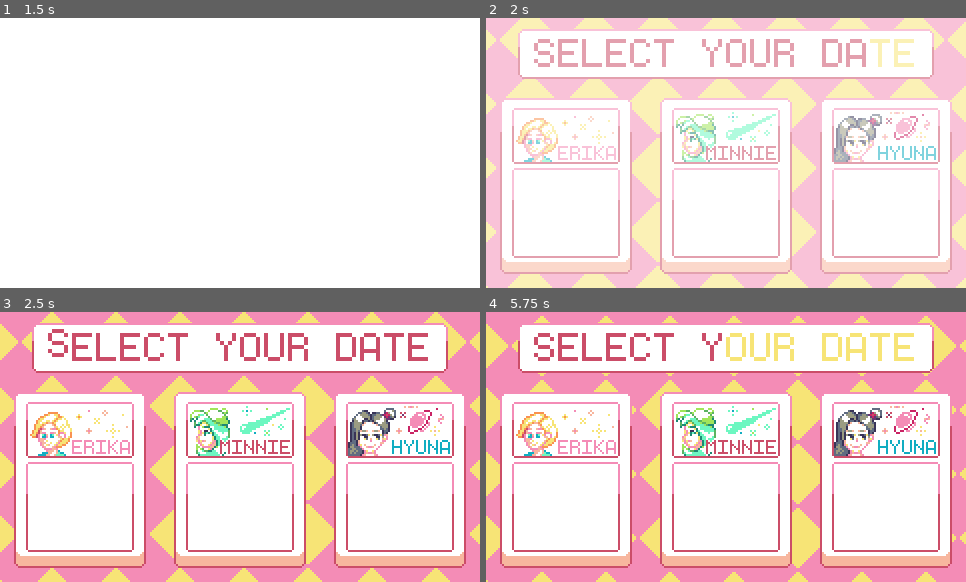
Above: before the commit, frames 1-4 (two rows, left to right).
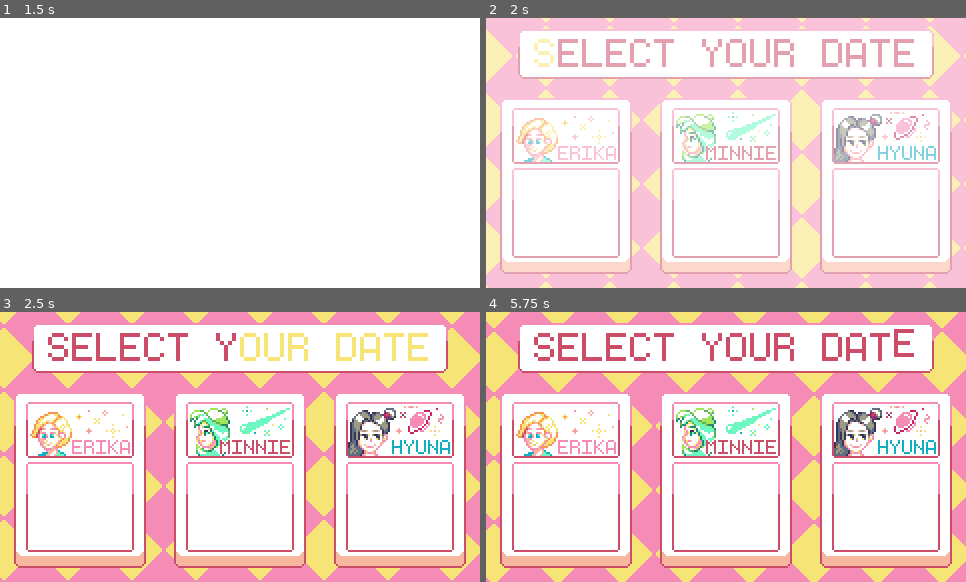
Above: after the commit, the same moments.

Repository: MaiGamesDev/PixelMate
Game: Godot game, scene res://Source/Main/StartMenu.tscn
Two runs of this game, one before a commit and one after it. Both use one fixed random seed, a clock stepped at 60 frames per second and the inputs below.
Inputs (mouse positions are in pixels of both pictures, inside the frame that each line leads up to):
- Up to frame 1 (1.5 s): tap Enter at 0.5 s
- Up to frame 2 (2 s): no input
- Up to frame 3 (2.5 s): click (81, 479) at 2 s
- Up to frame 4 (5.75 s): click (726, 479) at 2.75 s; click (884, 479) at 3.5 s; click (567, 479) at 4.25 s; click (726, 479) at 5 s

Frame 1 is identical in both runs. In frame 2, 15% of the frame differs, in the area x 0-100%, y 0-100%; in frame 3, 16%; in frame 4, 16%.

Commit message:
battle scene asset

Diff:
--- /dev/null
+++ b/PM/Source/Main/BattleScene.tscn
@@ -0,0 +1,133 @@
+[gd_scene load_steps=11 format=2]
+
+[ext_resource path="res://Art/Lucky/Battle Scene Assets/Battle Scene Button Placeholder 2x.png" type="Texture" id=1]
+[ext_resource path="res://Art/Lucky/Battle Scene Assets/Character Placeholder 2x.png" type="Texture" id=2]
+[ext_resource path="res://Art/Lucky/Battle Scene Assets/Opponent Stat Placeholder 2x.png" type="Texture" id=3]
+[ext_resource path="res://Art/Lucky/Battle Scene Assets/HP_bar_empty.png" type="Texture" id=4]
+[ext_resource path="res://Art/Lucky/Battle Scene Assets/battle_button.png" type="Texture" id=5]
+[ext_resource path="res://Art/Lucky/Battle Scene Assets/HP_bar_progress.png" type="Texture" id=6]
+[ext_resource path="res://Art/Lucky/Battle Scene Assets/battle_button2.png" type="Texture" id=7]
+[ext_resource path="res://Art/Lucky/Battle Scene Assets/Main Character Stat Placeholder 2x.png" type="Texture" id=8]
+[ext_resource path="res://Art/Lucky/Battle Scene Assets/Battle Scene Background 2x.png" type="Texture" id=9]
+[ext_resource path="res://Art/Lucky/Battle Scene Assets/Battle Scene Footer 2x.png" type="Texture" id=10]
+
+[node name="BattleScene" type="Node"]
+
+[node name="Background" type="Sprite" parent="."]
+texture = ExtResource( 9 )
+centered = false
+
+[node name="EnemyPlace" type="Sprite" parent="."]
+position = Vector2( 368, 90 )
+texture = ExtResource( 2 )
+
+[node name="EnemyStatePlace" type="Sprite" parent="."]
+position = Vector2( 136, 54 )
+texture = ExtResource( 3 )
+
+[node name="EnemyHPBar" type="TextureRect" parent="EnemyStatePlace"]
+margin_left = -94.0
+margin_top = 8.0
+margin_right = 68.0
+margin_bottom = 28.0
+texture = ExtResource( 4 )
+__meta__ = {
+"_edit_use_anchors_": false
+}
+
+[node name="Progress" type="TextureProgress" parent="EnemyStatePlace/EnemyHPBar"]
+margin_left = 18.0
+margin_top = 6.0
+margin_right = 160.0
+margin_bottom = 20.0
+value = 100.0
+texture_progress = ExtResource( 6 )
+__meta__ = {
+"_edit_use_anchors_": false
+}
+
+[node name="PlayerPlace" type="Sprite" parent="."]
+position = Vector2( 124, 184 )
+texture = ExtResource( 2 )
+
+[node name="PlayerStatePlace" type="Sprite" parent="."]
+position = Vector2( 334, 156 )
+texture = ExtResource( 8 )
+
+[node name="PlayerHPBar" type="TextureRect" parent="PlayerStatePlace"]
+margin_left = -66.0
+margin_top = 8.0
+margin_right = 96.0
+margin_bottom = 28.0
+texture = ExtResource( 4 )
+__meta__ = {
+"_edit_use_anchors_": false
+}
+
+[node name="Progress" type="TextureProgress" parent="PlayerStatePlace/PlayerHPBar"]
+margin_left = 18.0
+margin_top = 6.0
+margin_right = 160.0
+margin_bottom = 20.0
+value = 100.0
+texture_progress = ExtResource( 6 )
+__meta__ = {
+"_edit_use_anchors_": false
+}
+
+[node name="Footer" type="Sprite" parent="."]
+position = Vector2( 240, 232 )
+texture = ExtResource( 10 )
+
+[node name="ButtonPlace" type="Sprite" parent="Footer"]
+texture = ExtResource( 1 )
+
+[node name="BattleButtons" type="GridContainer" parent="Footer"]
+margin_left = 22.0
+margin_top = -32.0
+margin_right = 230.0
+margin_bottom = 32.0
+columns = 2
+__meta__ = {
+"_edit_use_anchors_": false
+}
+
+[node name="BattleButton" type="TextureButton" parent="Footer/BattleButtons"]
+margin_right = 102.0
+margin_bottom = 30.0
+texture_normal = ExtResource( 5 )
+texture_pressed = ExtResource( 7 )
+__meta__ = {
+"_edit_use_anchors_": false
+}
+
+[node name="BattleButton2" type="TextureButton" parent="Footer/BattleButtons"]
+margin_left = 106.0
+margin_right = 208.0
+margin_bottom = 30.0
+texture_normal = ExtResource( 5 )
+texture_pressed = ExtResource( 7 )
+__meta__ = {
+"_edit_use_anchors_": false
+}
+
+[node name="BattleButton3" type="TextureButton" parent="Footer/BattleButtons"]
+margin_top = 34.0
+margin_right = 102.0
+margin_bottom = 64.0
+texture_normal = ExtResource( 5 )
+texture_pressed = ExtResource( 7 )
+__meta__ = {
+"_edit_use_anchors_": false
+}
+
+[node name="BattleButton4" type="TextureButton" parent="Footer/BattleButtons"]
+margin_left = 106.0
+margin_top = 34.0
+margin_right = 208.0
+margin_bottom = 64.0
+texture_normal = ExtResource( 5 )
+texture_pressed = ExtResource( 7 )
+__meta__ = {
+"_edit_use_anchors_": false
+}
--- a/PM/Source/Main/ChatRoom.tscn
+++ b/PM/Source/Main/ChatRoom.tscn
@@ -111,14 +111,14 @@
 "speed": 5.0
 } ]
 
-[node name="Node2D" type="Node2D"]
+[node name="ChatRoom" type="Node"]
 
 [node name="Background" type="Sprite" parent="."]
 texture = ExtResource( 8 )
 centered = false
 
 [node name="SpeechBubble" type="AnimatedSprite" parent="."]
-position = Vector2( 678, 125 )
+position = Vector2( 370, 147 )
 frames = SubResource( 6 )
 animation = "idle"
 playing = true
@@ -127,7 +127,6 @@
 position = Vector2( 325, 84 )
 frames = SubResource( 12 )
 animation = "typing"
-frame = 1
 playing = true
 
 [node name="GirlPortrait" type="AnimatedSprite" parent="."]
--- a/PM/Source/Main/LevelSelect.tscn
+++ b/PM/Source/Main/LevelSelect.tscn
@@ -206,14 +206,13 @@
 
 [node name="BackGround" type="AnimatedSprite" parent="."]
 frames = SubResource( 17 )
-frame = 12
 playing = true
 centered = false
 
 [node name="SelectTitle" type="AnimatedSprite" parent="."]
 position = Vector2( 240, 36 )
 frames = SubResource( 39 )
-frame = 2
+frame = 19
 playing = true
 
 [node name="AnimationPlayer" type="AnimationPlayer" parent="."]
Not shown, added: PM/Art/Lucky/Battle Scene Assets/Battle Buttons-export.png.import
Not shown, added: PM/Art/Lucky/Battle Scene Assets/Battle Scene Background 2x.png.import
Not shown, added: PM/Art/Lucky/Battle Scene Assets/Battle Scene Button Placeholder 2x.png.import
Not shown, added: PM/Art/Lucky/Battle Scene Assets/Battle Scene Footer 2x.png.import
Not shown, added: PM/Art/Lucky/Battle Scene Assets/Character Placeholder 2x.png.import
Not shown, added: PM/Art/Lucky/Battle Scene Assets/HP Bar-export.png.import
Binary file added: PM/Art/Lucky/Battle Scene Assets/HP_bar_empty.png
Not shown, added: PM/Art/Lucky/Battle Scene Assets/HP_bar_empty.png.import
Binary file added: PM/Art/Lucky/Battle Scene Assets/HP_bar_full.png
Not shown, added: PM/Art/Lucky/Battle Scene Assets/HP_bar_full.png.import
Binary file added: PM/Art/Lucky/Battle Scene Assets/HP_bar_progress.png
Not shown, added: PM/Art/Lucky/Battle Scene Assets/HP_bar_progress.png.import
(and 8 more such lines)
